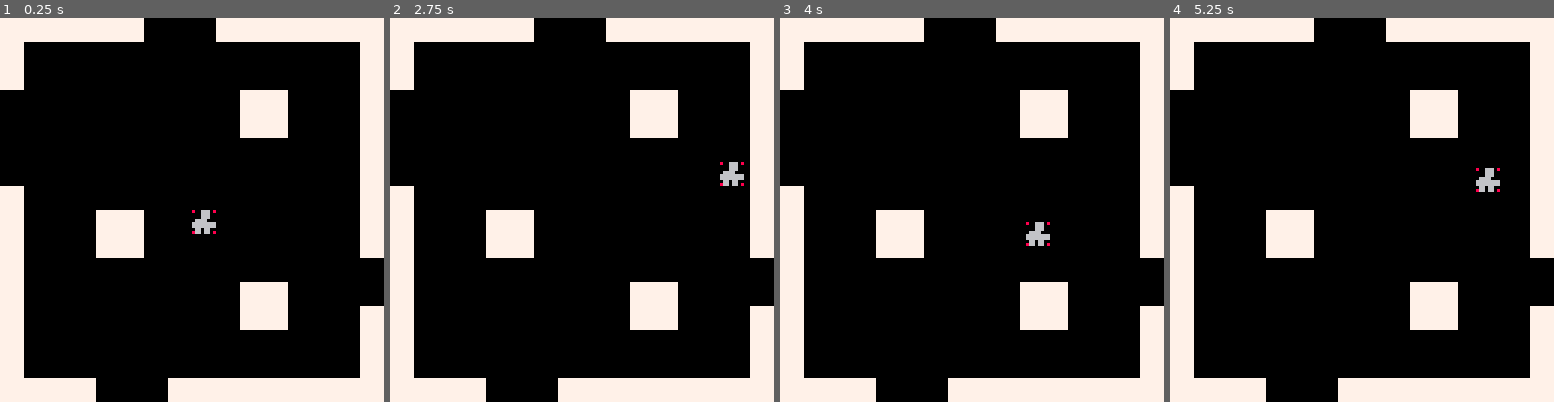
Above: before the commit, frames 1-4 (left to right).
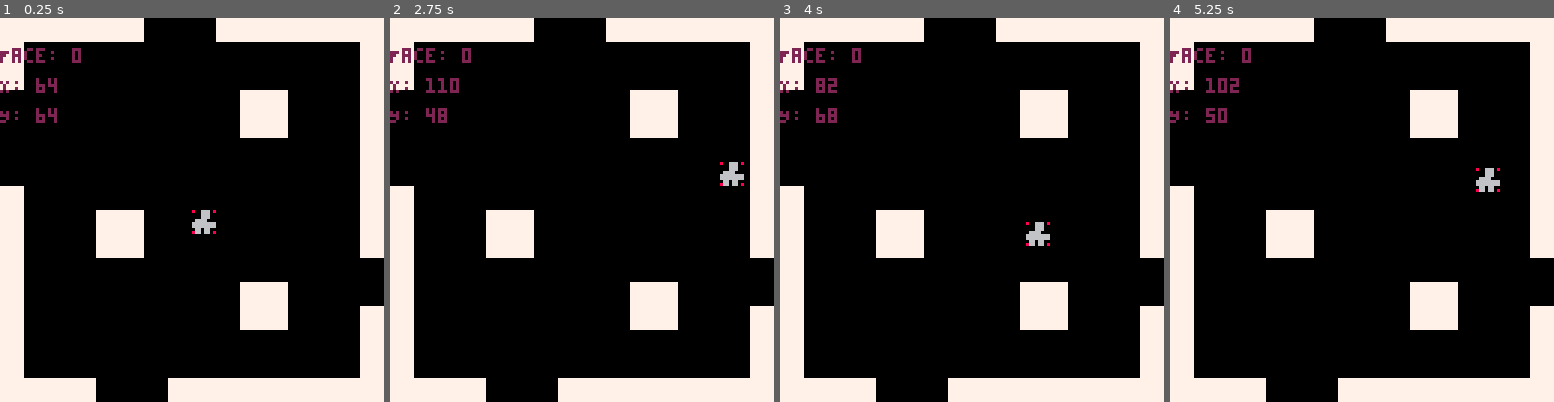
Above: after the commit, the same moments.

Repository: EmilBert/gmtkjam2025
Game: PICO-8 cartridge game.p8
The game is run twice, just before and just after one commit, with the same random seed, the same clock (stepped at 60 frames per second) and the same inputs.
Inputs:
- Up to frame 1 (0.25 s): no input
- Up to frame 2 (2.75 s): hold Right 1.6-2.1 s; hold Up 2.15-2.42 s; hold Right from 2.47 s (still down)
- Up to frame 3 (4 s): release Right at 3.03 s; hold Left 3.08-3.58 s; hold Down 3.63-3.97 s
- Up to frame 4 (5.25 s): hold Right 4.02-4.68 s; hold Up 4.73-5.03 s; hold Left from 5.08 s (still down)

The runs differ from the first frame. In frame 1, 0.6% of the frame differs, in the area x 0-22%, y 7-28%; in frame 2, 0.7%; in frame 3, 0.7%; in frame 4, 0.7%.

Commit message:
GMTK2025: Add faulty room traversal with todos for fixes.

Diff:
--- a/game.p8
+++ b/game.p8
@@ -23,19 +23,19 @@
 0000000000000000000000000000000000010000000000000000000000000000000000000000000000000000000000000000000000000000000000000000000000000000000000000000000000000000000000000000000000000000000000000000000000000000000000000000000000000000000000000000000000000000
 0000000000000000000000000000000000000000000000000000000000000000000000000000000000000000000000000000000000000000000000000000000000000000000000000000000000000000000000000000000000000000000000000000000000000000000000000000000000000000000000000000000000000000
 __map__
-1111111111110000001111111111111100000000000000000000000000000000000000000000000000000000000000000000000000000000000000000000000000000000000000000000000000000000000000000000000000000000000000000000000000000000000000000000000000000000000000000000000000000000
-1100000000000000000000000000001100000000000000000000000000000000000000000000000000000000000000000000000000000000000000000000000000000000000000000000000000000000000000000000000000000000000000000000000000000000000000000000000000000000000000000000000000000000
-1100000000000000000000000000001100000000000000000000000000000000000000000000000000000000000000000000000000000000000000000000000000000000000000000000000000000000000000000000000000000000000000000000000000000000000000000000000000000000000000000000000000000000
-0000000000000000000011110000001100000000000000000000000000000000000000000000000000000000000000000000000000000000000000000000000000000000000000000000000000000000000000000000000000000000000000000000000000000000000000000000000000000000000000000000000000000000
-0000000000000000000011110000001100000000000000000000000000000000000000000000000000000000000000000000000000000000000000000000000000000000000000000000000000000000000000000000000000000000000000000000000000000000000000000000000000000000000000000000000000000000
-0000000000000000000000000000001100000000000000000000000000000000000000000000000000000000000000000000000000000000000000000000000000000000000000000000000000000000000000000000000000000000000000000000000000000000000000000000000000000000000000000000000000000000
-0000000000000000000000000000001100000000000000000000000000000000000000000000000000000000000000000000000000000000000000000000000000000000000000000000000000000000000000000000000000000000000000000000000000000000000000000000000000000000000000000000000000000000
-1100000000000000000000000000001100000000000000000000000000000000000000000000000000000000000000000000000000000000000000000000000000000000000000000000000000000000000000000000000000000000000000000000000000000000000000000000000000000000000000000000000000000000
-1100000011110000000000000000001100000000000000000000000000000000000000000000000000000000000000000000000000000000000000000000000000000000000000000000000000000000000000000000000000000000000000000000000000000000000000000000000000000000000000000000000000000000
-1100000011110000000000000000001100000000000000000000000000000000000000000000000000000000000000000000000000000000000000000000000000000000000000000000000000000000000000000000000000000000000000000000000000000000000000000000000000000000000000000000000000000000
-1100000000000000000000000000000000000000000000000000000000000000000000000000000000000000000000000000000000000000000000000000000000000000000000000000000000000000000000000000000000000000000000000000000000000000000000000000000000000000000000000000000000000000
-1100000000000000000011110000000000000000000000000000000000000000000000000000000000000000000000000000000000000000000000000000000000000000000000000000000000000000000000000000000000000000000000000000000000000000000000000000000000000000000000000000000000000000
-1100000000000000000011110000001100000000000000000000000000000000000000000000000000000000000000000000000000000000000000000000000000000000000000000000000000000000000000000000000000000000000000000000000000000000000000000000000000000000000000000000000000000000
-1100000000000000000000000000001100000000000000000000000000000000000000000000000000000000000000000000000000000000000000000000000000000000000000000000000000000000000000000000000000000000000000000000000000000000000000000000000000000000000000000000000000000000
-1100000000000000000000000000001100000000000000000000000000000000000000000000000000000000000000000000000000000000000000000000000000000000000000000000000000000000000000000000000000000000000000000000000000000000000000000000000000000000000000000000000000000000
-1111111100000011111111111111111100000000000000000000000000000000000000000000000000000000000000000000000000000000000000000000000000000000000000000000000000000000000000000000000000000000000000000000000000000000000000000000000000000000000000000000000000000000
+1111111111110000001111111111111111111111111100000011111111111111111111111111111111111111111111111111111111110000000011111111111111111111111111111111111111111111111111111100000000001111111111110000000000000000000000000000000000000000000000000000000000000000
+1100000000000000000000000000001111000000000000000000000000000011110000000000000000000000000000111100000000000000000000000000001111000000000000000000000000000011110000000000000000000000000000110000000000000000000000000000000000000000000000000000000000000000
+1100000000000000000000000000001111000000000000000000000000000011110000000000000000000000000000111100000000000000000000000000001111000000000000000000000000000011110000000000000000000000000000110000000000000000000000000000000000000000000000000000000000000000
+0000000000000000000011110000001111000000000000000000000000000011110000000000000000000000000000111100000000000000000000000000001111000000000000000000000000000011110000000000000000000000000000110000000000000000000000000000000000000000000000000000000000000000
+0000000000000000000011110000001111000000000000000000000000000011110000000000000000000000000000111100000000000000000000000000001111000000000000000000000000000011110000000000000000000000000000110000000000000000000000000000000000000000000000000000000000000000
+0000000000000000000000000000001111000000000000000000000000000011110000000000000000000000000000111100000000000000000000000000001111000000000000000000000000000011110000000000000000000000000000110000000000000000000000000000000000000000000000000000000000000000
+0000000000000000000000000000001111000000000000000000000000000011110000000000000000000000000000111100000000000000000000000000001111000000000000000000000000000011110000000000000000000000000000110000000000000000000000000000000000000000000000000000000000000000
+1100000000000000000000000000001111000000000000000000000000000011110000000000000000000000000000111100000000000000000000000000001111000000000000000000000000000011110000000000000000000000000000110000000000000000000000000000000000000000000000000000000000000000
+1100000011110000000000000000001111000000000000000000000000000011110000000000000000000000000000111100000000000000000000000000001111000000000000000000000000000011110000000000000000000000000000110000000000000000000000000000000000000000000000000000000000000000
+1100000011110000000000000000001111000000000000000000000000000011110000000000000000000000000000111100000000000000000000000000001111000000000000000000000000000011110000000000000000000000000000110000000000000000000000000000000000000000000000000000000000000000
+1100000000000000000000000000000011000000000000000000000000000011110000000000000000000000000000111100000000000000000000000000001111000000000000000000000000000011110000000000000000000000000000110000000000000000000000000000000000000000000000000000000000000000
+1100000000000000000011110000000011000000000000000000000000000011110000000000000000000000000000111100000000000000000000000000001111000000000000000000000000000011110000000000000000000000000000110000000000000000000000000000000000000000000000000000000000000000
+1100000000000000000011110000001111000000000000000000000000000011110000000000000000000000000000111100000000000000000000000000001111000000000000000000000000000011110000000000000000000000000000110000000000000000000000000000000000000000000000000000000000000000
+1100000000000000000000000000001111000000000000000000000000000011110000000000000000000000000000111100000000000000000000000000001111000000000000000000000000000011110000000000000000000000000000110000000000000000000000000000000000000000000000000000000000000000
+1100000000000000000000000000001111000000000000000000000000000011110000000000000000000000000000111100000000000000000000000000001111000000000000000000000000000011110000000000000000000000000000110000000000000000000000000000000000000000000000000000000000000000
+1111111100000011111111111111111111111111111100000011111111111111111111111111111111111111111111111111111111110000000011111111111111111111111111111111111111111111111111111100000000000011111111110000000000000000000000000000000000000000000000000000000000000000
--- a/main.lua
+++ b/main.lua
@@ -7,7 +7,11 @@
     height = 8,
     sprite = 1,
     speed = 2,
+    face = 0,
 }
+
+MAP_SIZE_IN_TILES = 16
+MAP_SIZE = MAP_SIZE_IN_TILES * 8
 
 function _update()
    player_update()
@@ -17,6 +21,10 @@
     local tile_x = flr(px / 8) -- pga spritesen är 8x8
     local tile_y = flr(py / 8)
     return fget(mget(tile_x, tile_y), 0)
+end
+
+function in_rect(px, py, rx, ry, rw, rh)
+    return px >= rx and px <= rx + rw and py >= ry and py <= ry + rh
 end
 
 function player_update()
@@ -48,11 +56,63 @@
             player.y = next_y
         end
     end
+
+    -- Check room transition
+    local offset = player.width -- TODO (RobotGandhi): Offset too small, currently can't move if there's a wall on the other side of the map sheet.
+    if not in_rect(player.x, player.y, player.face*MAP_SIZE + offset, offset, MAP_SIZE - (offset*2), MAP_SIZE - (offset*2)) then
+        direction = directions.WEST
+        if player.y - offset < 0 then
+            direction = directions.NORTH
+        elseif player.y + offset > MAP_SIZE then
+            direction = directions.SOUTH
+        elseif player.x + offset > (player.face+1)*MAP_SIZE then
+            direction = directions.EAST
+        end
+
+        traverse(direction)
+    end
 end
 
 function _draw()
     cls()
-    map(0, 0, 0, 0, 16, 16) -- ritar kartan
-    spr(player.sprite, player.x, player.y)
+    map(player.face * MAP_SIZE_IN_TILES, 0, 0, 0, MAP_SIZE_IN_TILES, MAP_SIZE_IN_TILES) -- ritar kartan
+    spr(player.sprite, player.x - (player.face*MAP_SIZE), player.y)
     -- draw the player's pixel position
+    print("Face: "..player.face, 0, 10, 2)
+    print("X: "..player.x, 0, 20, 2)
+    print("Y: "..player.y, 0, 30, 2)
 end
+
+-- Map assets
+
+-- Enum for directions to avoid magic numbers.
+directions = {NORTH = 1, EAST = 2, SOUTH = 3, WEST = 4}
+
+-- Enum for cube faces to avoid magic numbers.
+faces = {BASE = 0, FRONT = 1, RIGHT = 2, BACK = 3, LEFT = 4, TOP = 5}
+
+-- List of connections between faces where connections[CURRENT_FACE][EXIT_DIRECTION] = {[NEW_FACE], [ENTRY_DIRECTION]}.
+-- This means the pairs are sorted in exit direction north, east, south, west as in the directions object.
+
+connections = { -- TODO (RobotGandhi): Double check these, could be incorrect. Also very disorienting, even if correct.
+    {{faces.FRONT, directions.SOUTH}, {faces.RIGHT, directions.SOUTH}, {faces.BACK, directions.SOUTH}, {faces.LEFT, directions.SOUTH}},  -- BASE
+    {{faces.TOP, directions.SOUTH}, {faces.RIGHT, directions.WEST}, {faces.BASE, directions.NORTH}, {faces.LEFT, directions.EAST}},      -- FRONT
+    {{faces.TOP, directions.EAST}, {faces.BACK, directions.WEST}, {faces.BASE, directions.EAST}, {faces.FRONT, directions.EAST}},       -- RIGHT
+    {{faces.TOP, directions.NORTH}, {faces.LEFT, directions.WEST}, {faces.BASE, directions.SOUTH}, {faces.RIGHT, directions.EAST}},      -- BACK
+    {{faces.TOP, directions.WEST}, {faces.FRONT, directions.WEST}, {faces.BASE, directions.WEST}, {faces.BACK, directions.EAST}},       -- LEFT
+    {{faces.BACK, directions.NORTH}, {faces.RIGHT, directions.NORTH}, {faces.FRONT, directions.NORTH}, {faces.LEFT, directions.NORTH}}   -- TOP
+}
+
+--[[Function for traversing to another face.
+    old_face: cube face the character is currently on.
+    exit_direction: direction the character is exiting through.
+    tile_offset: how far from the edge is the character? Counting from the left on north/south and the top on east/west.
+]]
+function traverse(exit_direction)
+    local x_offset = player.x - player.face*MAP_SIZE
+    local new_pos = connections[player.face + 1][exit_direction]
+    player.face = new_pos[1]
+    player.x = player.face*MAP_SIZE
+    player.x += ((new_pos[2] == directions.EAST and MAP_SIZE - (player.width*2)) or (new_pos[2] == directions.WEST and player.width*2) or x_offset)
+    player.y = ((new_pos[2] == directions.SOUTH and MAP_SIZE - (player.height*2)) or (new_pos[2] == directions.NORTH and player.height*2) or player.y)
+end
--- a/world.lua
+++ /dev/null
@@ -1,27 +0,0 @@
--- Enum for directions to avoid magic numbers.
-directions = {NORTH = 1, EAST = 2, SOUTH = 3, WEST = 4}
-
--- Enum for cube faces to avoid magic numbers.
-faces = {BASE = 1, FRONT = 2, RIGHT = 3, BACK = 4, LEFT = 5, TOP = 6}
-
--- List of connections between faces where connections[CURRENT_FACE][EXIT_DIRECTION] = {[NEW_FACE], [ENTRY_DIRECTION]}.
--- This means the pairs are sorted in exit direction north, east, south, west as in the directions object.
-
-local connections = {
-    {{faces.FRONT, directions.SOUTH}, {faces.RIGHT, directions.SOUTH}, {faces.BACK, directions.SOUTH}, {faces.LEFT, directions.SOUTH}},  -- BASE
-    {{faces.TOP, directions.SOUTH}, {faces.RIGHT, directions.WEST}, {faces.BASE, directions.NORTH}, {faces.LEFT, directions.EAST}},      -- FRONT
-    {{faces.TOP, directions.EAST}, {faces.BACK, directions.WEST}, {faces.BASE, directions.NORTH}, {faces.FRONT, directions.EAST}},       -- RIGHT
-    {{faces.TOP, directions.NORTH}, {faces.LEFT, directions.WEST}, {faces.BASE, directions.NORTH}, {faces.RIGHT, directions.EAST}},      -- BACK
-    {{faces.TOP, directions.WEST}, {faces.FRONT, directions.WEST}, {faces.BASE, directions.NORTH}, {faces.BACK, directions.EAST}},       -- LEFT
-    {{faces.BACK, directions.NORTH}, {faces.RIGHT, directions.NORTH}, {faces.FRONT, directions.NORTH}, {faces.LEFT, directions.NORTH}}   -- TOP
-}
-
---[[Function for traversing to another face.
-    old_face: cube face the character is currently on.
-    exit_direction: direction the character is exiting through.
-    tile_offset: how far from the edge is the character? Counting from the left on north/south and the top on east/west.
-]]
-function traverse(old_face, exit_direction, tile_offset)
-  new_location = connections[old_face][exit_direction]
-  return new_location
-end
